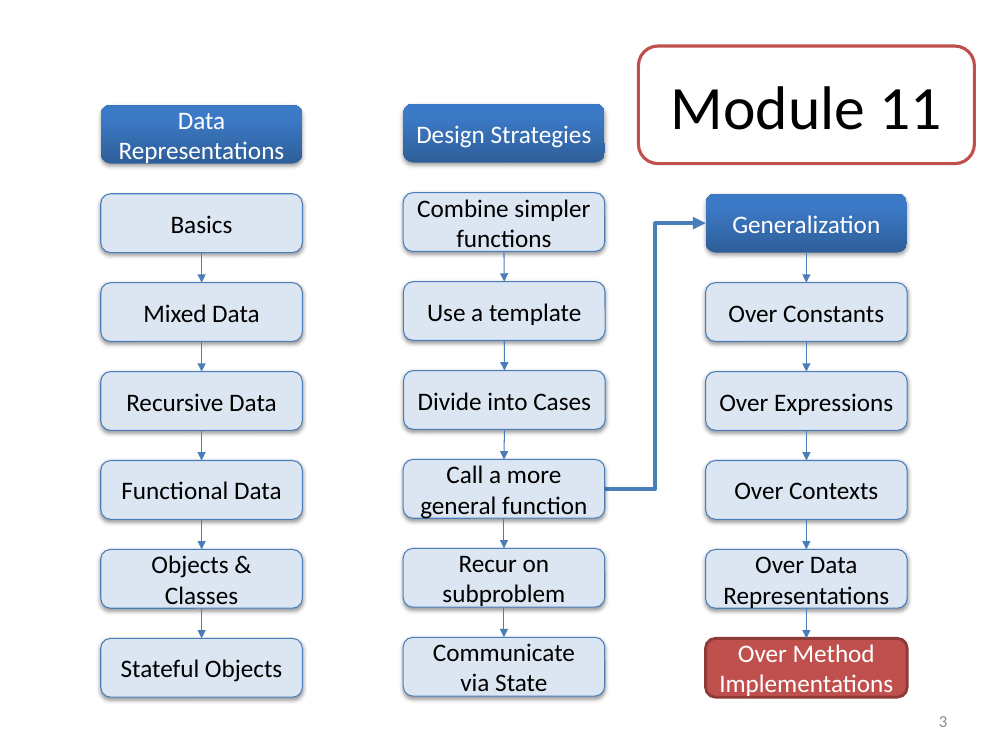
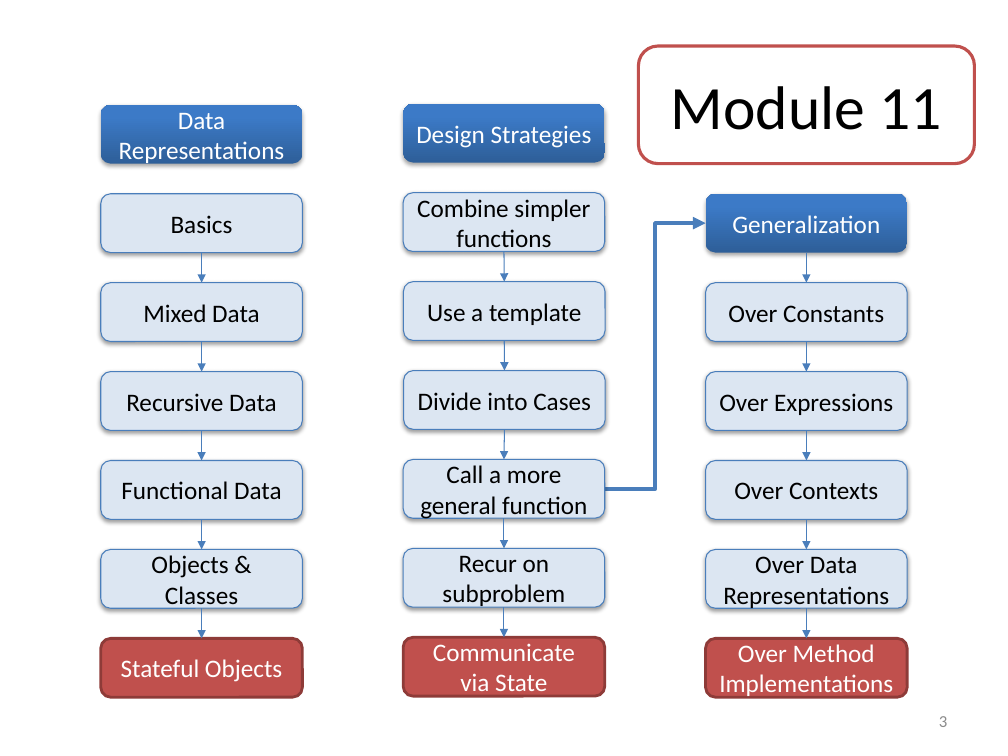
Before and after one commit to mwand/cs5010f16, a slide deck: slide 3 of Slides/Lesson 11.1 Basics of Inheritance.pptx. Drawn at 1008x756 pixels with LibreOffice and Linux fonts; fonts in the diff are those of the drawing. Boxes give left, top, right and bottom in pixels: in the first picture for what was removed or moved away, otherwise in the second. Text is boxed around its words. In the diff, an @@ line names an element or a change of style, - is before the commit and + after.

```diff
--- a/Slides/Lesson 11.1 Basics of Inheritance.pptx
+++ b/Slides/Lesson 11.1 Basics of Inheritance.pptx
@@ rounded rectangle "Stateful Objects" at (x1=101, y1=638, x2=302, y2=697): text colour #000000 to #FFFFFF; fill #DCE6F2 to #C0504D; outline #4B7EBC 0.75 pt to #8E3B39 2 pt; shadow off @@
@@ rounded rectangle "Communicate via State" at (x1=403, y1=637, x2=605, y2=696): text colour #000000 to #FFFFFF; fill #DCE6F2 to #C0504D; outline #4B7EBC 0.75 pt to #8E3B39 2 pt; shadow off @@
```
Also in this commit, not shown: 13 other files.
